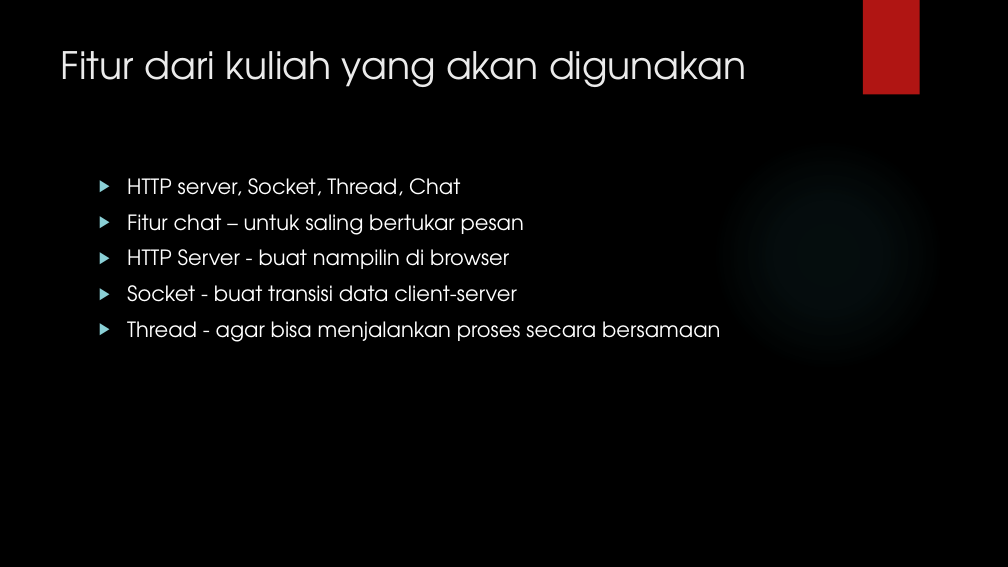
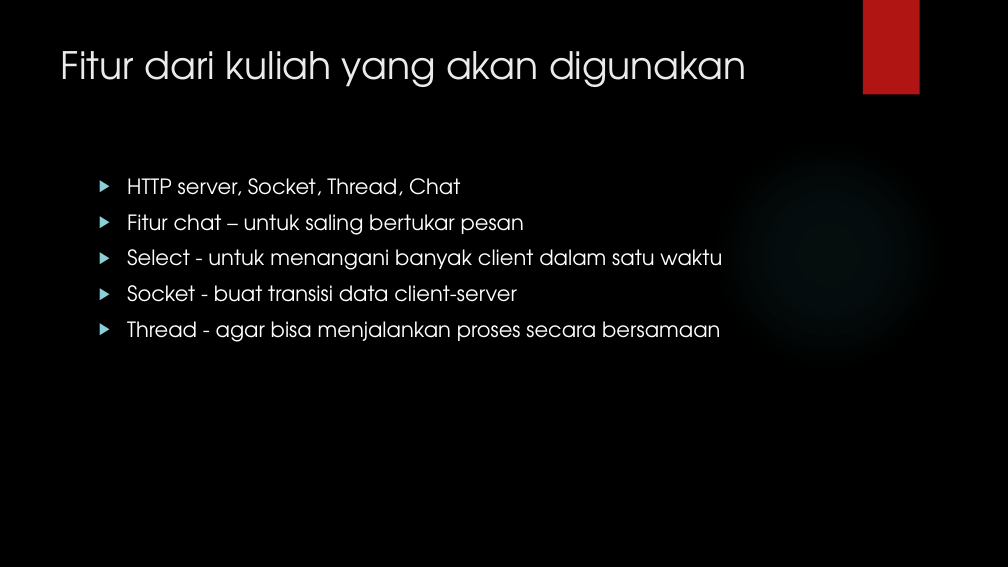
Before and after one commit to carwima/FP_PROGJAR, a slide deck: slide 4 of Presentations/Proposal.pptx. Drawn at 1008x567 pixels with LibreOffice and Linux fonts; fonts in the diff are those of the drawing; background and template pictures are left out. Boxes give left, top, right and bottom in pixels: in the first picture for what was removed or moved away, otherwise in the second. Text is boxed around its words. In the diff, an @@ line names an element or a change of style, - is before the commit and + after.

```diff
--- a/Presentations/Proposal.pptx
+++ b/Presentations/Proposal.pptx
@@ text at <box>127,249,722,270</box>: text changed @@
-▶ HTTP Server - buat nampilin di browser
+▶ Select - untuk menangani banyak client dalam satu waktu
```
Also in this commit, not shown: 1 other slide changed, 1 other file.
